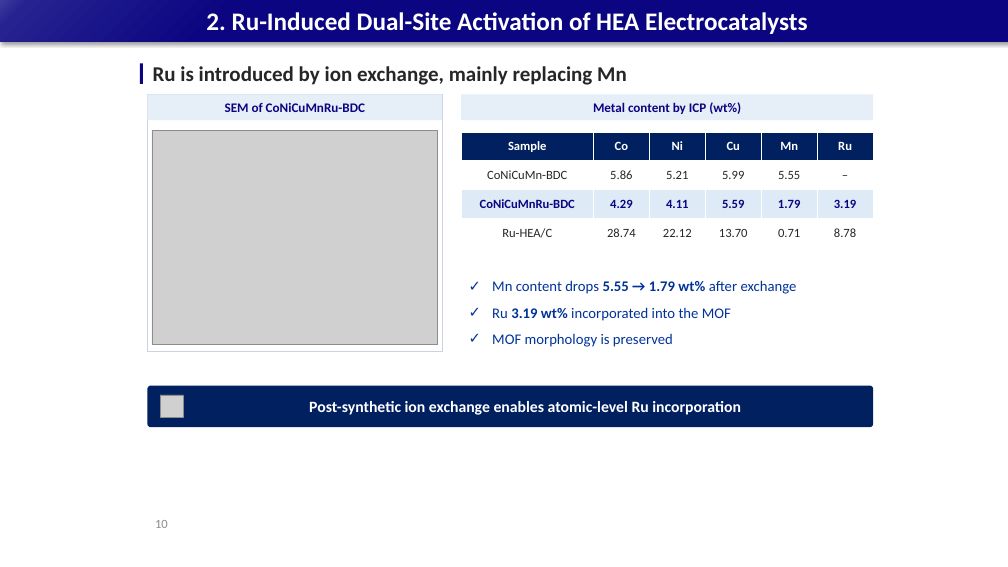
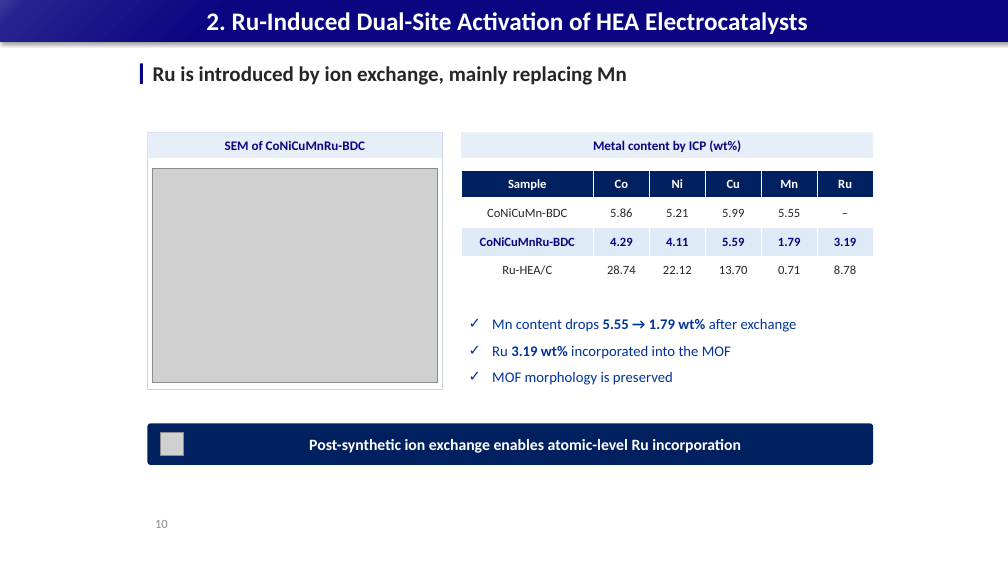
Before and after one commit to limsj0204/letter, a slide deck: slide 10 of 학위논문_디펜스_발표자료.pptx. Drawn at 1008x567 pixels with LibreOffice and Linux fonts; fonts in the diff are those of the drawing; grey boxes stand for pictures. Boxes give left, top, right and bottom in pixels: in the first picture for what was removed or moved away, otherwise in the second. Text is boxed around its words. In the diff, an @@ line names an element or a change of style, - is before the commit and + after.

```diff
--- a/학위논문_디펜스_발표자료.pptx
+++ b/학위논문_디펜스_발표자료.pptx
@@ 3 rectangles, 1 rounded rectangle, 1 text: place and size @@
-3 rectangles, 1 rounded rectangle, 1 text at box(147, 95, 873, 427)
+3 rectangles, 1 rounded rectangle, 1 text at box(147, 132, 873, 465)
@@ 2 pictures, 1 table: place and size @@
-2 pictures, 1 table at box(152, 130, 873, 417)
+2 pictures, 1 table at box(152, 168, 873, 455)
```
Also in this commit, not shown: 31 other slides changed.
